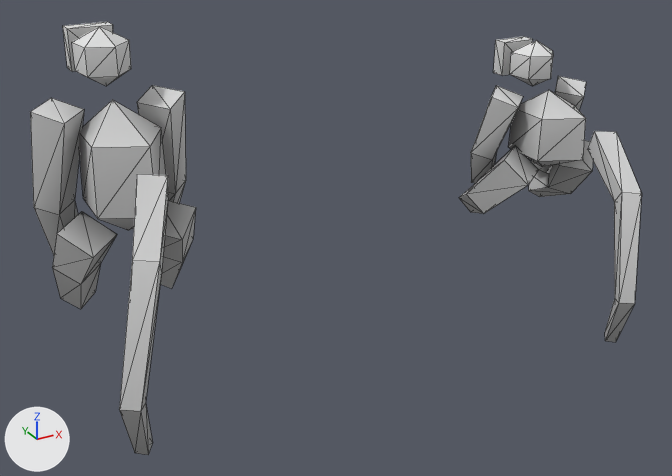
The glTF model assets/models/halong/animals/macaque.glb as it was, and as the next commit left it.
The view is the same before and after, from a camera (50 mm lens) standing at (-0.843, -1.303, 0.879) and looking at (-0.114, 0.023, 0.216). The axes (+X, +Y, +Z) are drawn at lower left. The lights are the same throughout. The older version comes first. Mesh edges are drawn as thin lines. Vertices at exactly the same position are counted once.

Names of what the first picture shows: 'Macaque_Crouch', 'Macaque_Sit'.
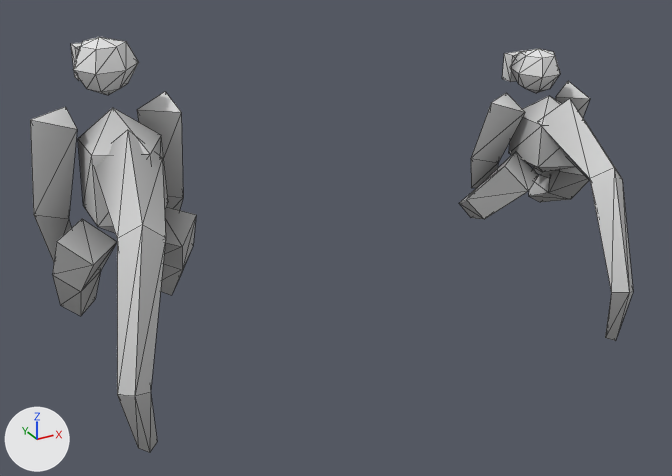
Pixel boxes (x1, y1, x2, y2) of what changed, in the pictures (672 x 476 px; the box of a moved part takes in the faces that stretch with it):
'Macaque_Sit', reshaped
    before: (30, 22, 196, 455)
    after: (30, 37, 196, 452)
'Macaque_Crouch', reshaped
    before: (459, 36, 642, 342)
    after: (459, 48, 633, 341)
part 1 of me_macaque_crouch, moved or reshaped
    before: (508, 90, 586, 167)
    after: (509, 96, 576, 172)
part 2 of me_macaque_crouch, added
    after: (502, 50, 526, 82)
part 3 of me_macaque_crouch, moved or reshaped
    before: (459, 145, 538, 213)
    after: (459, 151, 539, 219)
part 4 of me_macaque_crouch, moved or reshaped
    before: (529, 140, 593, 197)
    after: (529, 167, 589, 202)
part 5 of me_macaque_crouch, rebuilt
    before: (587, 131, 642, 342)
    after: (543, 98, 633, 341)
part 6 of me_macaque_crouch, rebuilt
    before: (471, 85, 523, 183)
    after: (471, 93, 525, 188)
part 7 of me_macaque_crouch, rebuilt (14% wider)
    before: (510, 40, 553, 86)
    after: (511, 48, 560, 93)
part 8 of me_macaque_crouch, rebuilt
    before: (531, 76, 586, 173)
    after: (533, 81, 590, 177)
part 9 of me_macaque_crouch, deleted
    before: (493, 36, 533, 75)
part 10 of me_macaque_sit, moved or reshaped
    before: (79, 100, 166, 230)
    after: (78, 108, 168, 233)
part 11 of me_macaque_sit, added
    after: (71, 43, 82, 80)
part 12 of me_macaque_sit, moved or reshaped
    before: (52, 212, 117, 309)
    after: (52, 219, 117, 316)
part 13 of me_macaque_sit, moved or reshaped
    before: (160, 200, 196, 289)
    after: (161, 207, 196, 295)
part 14 of me_macaque_sit, rebuilt (46% wider, 15% taller)
    before: (119, 174, 168, 455)
    after: (94, 130, 166, 452)
part 15 of me_macaque_sit, rebuilt (13% narrower)
    before: (30, 98, 84, 255)
    after: (30, 107, 77, 262)
part 16 of me_macaque_sit, rebuilt (12% wider)
    before: (72, 27, 131, 86)
    after: (73, 37, 139, 95)
part 17 of me_macaque_sit, rebuilt (6% narrower)
    before: (137, 85, 186, 203)
    after: (137, 92, 183, 210)
part 18 of me_macaque_sit, deleted
    before: (63, 22, 113, 71)

What changed in the scene script:
```text
Change me_macaque_crouch:
    remove me_macaque_crouch.from_pydata(...)  # 96 vertices, 160 faces; spans x 0.297..0.594, y -0.27..0.27, z 0.0..0.48
    add me_macaque_crouch.from_pydata(...)  # 98 vertices, 164 faces; spans x 0.295..0.591, y -0.256..0.256, z 0.0..0.467
    me_macaque_crouch part 1: the loose piece of 12 vertices spanning x 0.385..0.52, y 0.039..0.213, z 0.221..0.389 is moved by (-0.003, -0.005, -0.011)
    me_macaque_crouch part 2: a new loose piece, a box spanning x 0.412..0.474, y 0.215..0.243, z 0.391..0.446, in mat_paletteatlas
    me_macaque_crouch part 3: the loose piece of 12 vertices spanning x 0.297..0.417, y 0.071..0.261, z 0.098..0.274 is moved by (-0.003, -0.005, -0.011)
    me_macaque_crouch part 4: the loose piece of 12 vertices spanning x 0.474..0.594, y 0.071..0.261, z 0.098..0.274 is moved by (-0.003, -0.005, -0.011)
    me_macaque_crouch part 5: the loose piece of 16 vertices spanning x 0.306..0.468, y -0.27..-0.014, z 0.0..0.347 is rebuilt with 16 vertices and now spans x 0.312..0.497, y -0.256..0.102, z 0.0..0.386
    me_macaque_crouch part 6: the loose piece of 12 vertices spanning x 0.311..0.402, y 0.12..0.256, z 0.17..0.393 is rebuilt with 9 vertices and now spans x 0.309..0.38, y 0.12..0.245, z 0.162..0.378
    me_macaque_crouch part 7: the loose piece of 12 vertices spanning x 0.407..0.492, y 0.143..0.226, z 0.383..0.48 is rebuilt with 20 vertices and now spans x 0.394..0.501, y 0.123..0.223, z 0.372..0.467
    me_macaque_crouch part 8: the loose piece of 12 vertices spanning x 0.489..0.579, y 0.12..0.256, z 0.17..0.393 is rebuilt with 9 vertices and now spans x 0.486..0.561, y 0.12..0.249, z 0.157..0.383
    me_macaque_crouch part 9: the loose piece of 8 vertices spanning x 0.408..0.483, y 0.24..0.27, z 0.399..0.469 is deleted
Change me_macaque_sit:
    remove me_macaque_sit.from_pydata(...)  # 96 vertices, 160 faces; spans x -0.594..-0.321, y -0.27..0.27, z 0.068..0.592
    add me_macaque_sit.from_pydata(...)  # 98 vertices, 164 faces; spans x -0.591..-0.332, y -0.256..0.249, z 0.068..0.578
    me_macaque_sit part 10: the loose piece of 12 vertices spanning x -0.515..-0.38, y 0.039..0.213, z 0.259..0.487 is moved by (-0.003, -0.005, -0.011)
    me_macaque_sit part 11: a new loose piece, a box spanning x -0.488..-0.426, y 0.215..0.243, z 0.502..0.557, in mat_paletteatlas
    me_macaque_sit part 12: the loose piece of 12 vertices spanning x -0.579..-0.476, y 0.076..0.23, z 0.109..0.296 is moved by (-0.003, -0.005, -0.011)
    me_macaque_sit part 13: the loose piece of 12 vertices spanning x -0.433..-0.33, y 0.076..0.23, z 0.109..0.296 is moved by (-0.003, -0.005, -0.011)
    me_macaque_sit part 14: the loose piece of 16 vertices spanning x -0.594..-0.432, y -0.27..-0.014, z 0.068..0.415 is rebuilt with 16 vertices and now spans x -0.588..-0.403, y -0.256..0.102, z 0.068..0.454
    me_macaque_sit part 15: the loose piece of 12 vertices spanning x -0.589..-0.498, y 0.119..0.257, z 0.195..0.483 is rebuilt with 9 vertices and now spans x -0.591..-0.52, y 0.119..0.247, z 0.187..0.469
    me_macaque_sit part 16: the loose piece of 12 vertices spanning x -0.493..-0.408, y 0.143..0.226, z 0.495..0.592 is rebuilt with 20 vertices and now spans x -0.506..-0.399, y 0.123..0.223, z 0.484..0.578
    me_macaque_sit part 17: the loose piece of 12 vertices spanning x -0.411..-0.321, y 0.119..0.257, z 0.195..0.483 is rebuilt with 9 vertices and now spans x -0.414..-0.34, y 0.119..0.249, z 0.183..0.473
    me_macaque_sit part 18: the loose piece of 8 vertices spanning x -0.492..-0.417, y 0.24..0.27, z 0.512..0.582 is deleted
```
